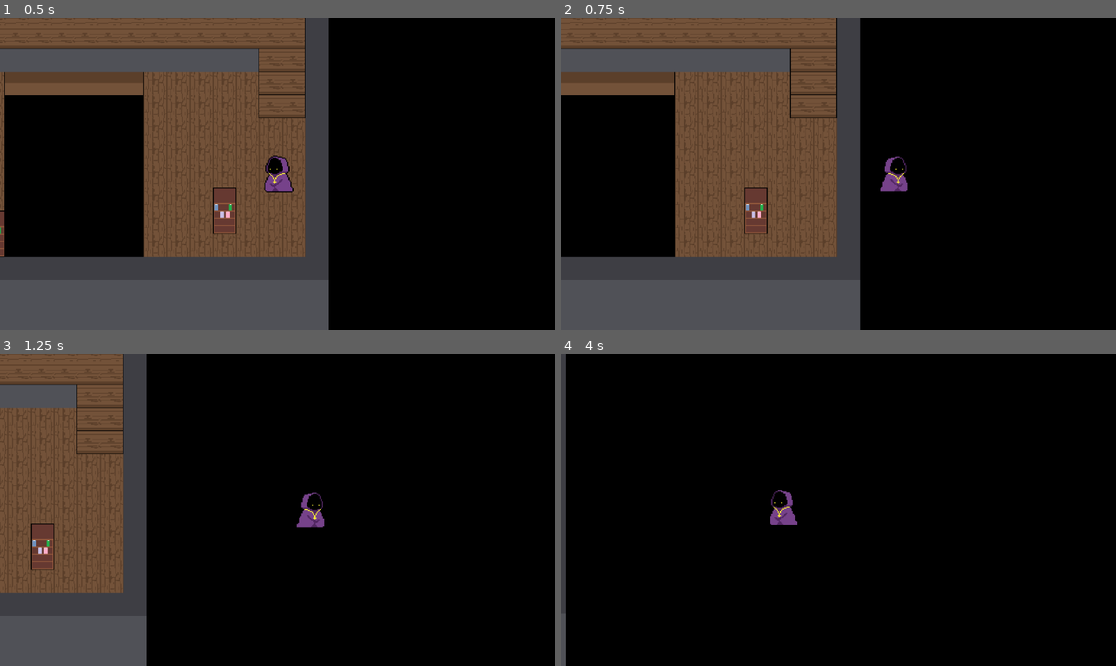
Above: before the commit, frames 1-4 (two rows, left to right).
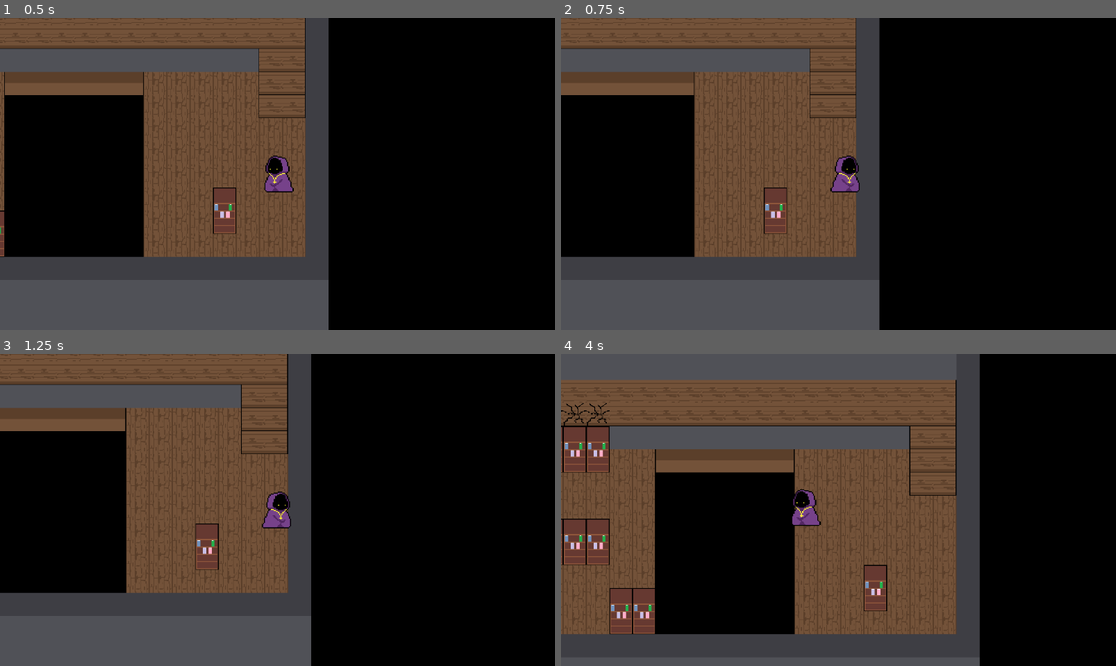
Above: after the commit, the same moments.

Repository: FavourAdekola/The-MathMagician
Game: Godot game, scene res://Scenes/library_level.tscn
Two runs of this game, one before a commit and one after it. Both use one fixed random seed, a clock stepped at 60 frames per second and the inputs below. The project has no main scene, so this scene is started directly.
Inputs:
- Up to frame 1 (0.5 s): no input
- Up to frame 2 (0.75 s): tap Enter at 0.5 s; hold D (move_right) from 0.53 s (still down); tap Space (dash) at 0.6 s
- Up to frame 3 (1.25 s): keep holding D (move_right)
- Up to frame 4 (4 s): release D (move_right) at 1.28 s; hold S (move_down) 1.28-2.03 s; tap Space (dash) every 0.75 s from 1.35 to 3.6 s; hold D (move_right) 2.03-2.78 s; hold W (move_up) 2.78-3.53 s; hold A (move_left) from 3.53 s (still down)

Frame 1 is identical in both runs. In frame 2, 9.6% of the frame differs, in the area x 20-63%, y 0-100%; in frame 3, 45%; in frame 4, 62%, in the area x 0-76%, y 0-100%.

Commit message:
Finishing Library Level

Diff:
--- a/Scenes/library_level.tscn
+++ b/Scenes/library_level.tscn
@@ -22,27 +22,33 @@
 1:0/0 = 0
 1:0/0/physics_layer_0/linear_velocity = Vector2(0, 0)
 1:0/0/physics_layer_0/angular_velocity = 0.0
+1:0/0/physics_layer_0/polygon_0/points = PackedVector2Array(-16, 11.25, 16, 11.25, 16, 16, -16, 16)
 0:1/0 = 0
 0:1/0/physics_layer_0/linear_velocity = Vector2(0, 0)
 0:1/0/physics_layer_0/angular_velocity = 0.0
 1:1/0 = 0
 1:1/0/physics_layer_0/linear_velocity = Vector2(0, 0)
 1:1/0/physics_layer_0/angular_velocity = 0.0
+1:1/0/physics_layer_0/polygon_0/points = PackedVector2Array(-16, -16, 16, -16, 16, 16, -16, 16)
 0:2/0 = 0
 0:2/0/physics_layer_0/linear_velocity = Vector2(0, 0)
 0:2/0/physics_layer_0/angular_velocity = 0.0
 1:2/0 = 0
 1:2/0/physics_layer_0/linear_velocity = Vector2(0, 0)
 1:2/0/physics_layer_0/angular_velocity = 0.0
+1:2/0/physics_layer_0/polygon_0/points = PackedVector2Array(-16, -16, 16, -16, 16, 16, -16, 16)
 0:3/0 = 0
 0:3/0/physics_layer_0/linear_velocity = Vector2(0, 0)
 0:3/0/physics_layer_0/angular_velocity = 0.0
+0:3/0/physics_layer_0/polygon_0/points = PackedVector2Array(-16, -16, 16, -16, 16, 16, -16, 16)
 1:3/0 = 0
 1:3/0/physics_layer_0/linear_velocity = Vector2(0, 0)
 1:3/0/physics_layer_0/angular_velocity = 0.0
+1:3/0/physics_layer_0/polygon_0/points = PackedVector2Array(-16, -16, 16, -16, 16, 16, -16, 16)
 0:4/0 = 0
 0:4/0/physics_layer_0/linear_velocity = Vector2(0, 0)
 0:4/0/physics_layer_0/angular_velocity = 0.0
+0:4/0/physics_layer_0/polygon_0/points = PackedVector2Array(-16, -16, 16, -16, 16, 16, -16, 16)
 1:4/0 = 0
 1:4/0/physics_layer_0/linear_velocity = Vector2(0, 0)
 1:4/0/physics_layer_0/angular_velocity = 0.0
@@ -52,6 +58,7 @@
 0:6/0 = 0
 0:6/0/physics_layer_0/linear_velocity = Vector2(0, 0)
 0:6/0/physics_layer_0/angular_velocity = 0.0
+0:6/0/physics_layer_0/polygon_0/points = PackedVector2Array(-16, -16, 16, -16, 16, 16, -16, 16)
 0:7/0 = 0
 0:7/0/physics_layer_0/linear_velocity = Vector2(0, 0)
 0:7/0/physics_layer_0/angular_velocity = 0.0
@@ -86,57 +93,10 @@
 
 [sub_resource type="Animation" id="Animation_gmrnr"]
 resource_name = "Fall Off Destructibles"
-tracks/0/type = "value"
-tracks/0/imported = false
-tracks/0/enabled = true
-tracks/0/path = NodePath("Player:direction")
-tracks/0/interp = 1
-tracks/0/loop_wrap = true
-tracks/0/keys = {
-"times": PackedFloat32Array(0, 1),
-"transitions": PackedFloat32Array(1, 1),
-"update": 0,
-"values": [Vector2(0, 1), Vector2(0, 1)]
-}
-tracks/1/type = "value"
-tracks/1/imported = false
-tracks/1/enabled = true
-tracks/1/path = NodePath("Destructible Floor:visible")
-tracks/1/interp = 1
-tracks/1/loop_wrap = true
-tracks/1/keys = {
-"times": PackedFloat32Array(0),
-"transitions": PackedFloat32Array(1),
-"update": 1,
-"values": [false]
-}
+length = 0.5
 
 [sub_resource type="Animation" id="Animation_uonre"]
 length = 0.001
-tracks/0/type = "value"
-tracks/0/imported = false
-tracks/0/enabled = true
-tracks/0/path = NodePath("Player:direction")
-tracks/0/interp = 1
-tracks/0/loop_wrap = true
-tracks/0/keys = {
-"times": PackedFloat32Array(0),
-"transitions": PackedFloat32Array(1),
-"update": 0,
-"values": [Vector2(0, 0)]
-}
-tracks/1/type = "value"
-tracks/1/imported = false
-tracks/1/enabled = true
-tracks/1/path = NodePath("Destructible Floor:visible")
-tracks/1/interp = 1
-tracks/1/loop_wrap = true
-tracks/1/keys = {
-"times": PackedFloat32Array(0),
-"transitions": PackedFloat32Array(1),
-"update": 1,
-"values": [true]
-}
 
 [sub_resource type="AnimationLibrary" id="AnimationLibrary_yimci"]
 _data = {
@@ -176,7 +136,6 @@
 
 [node name="Book" type="Area2D" parent="."]
 position = Vector2(30, 390)
-scale = Vector2(0.75, 0.75)
 
 [node name="Sprite2D" type="Sprite2D" parent="Book"]
 texture_filter = 1
@@ -217,5 +176,6 @@
 [node name="Player" parent="." instance=ExtResource("4_s4erp")]
 position = Vector2(601, 301)
 scale = Vector2(0.75, 0.75)
+direction = Vector2(0, 1)
 
 [connection signal="body_entered" from="Areas/Trigger_Destructibles" to="." method="_on_trigger_destructibles_body_entered"]
--- a/Scenes/player.tscn
+++ b/Scenes/player.tscn
@@ -1,7 +1,8 @@
-[gd_scene load_steps=4 format=3 uid="uid://baw2nycjbf8fe"]
+[gd_scene load_steps=5 format=3 uid="uid://baw2nycjbf8fe"]
 
 [ext_resource type="Script" path="res://Scripts/player.gd" id="1_ydvmm"]
 [ext_resource type="Texture2D" uid="uid://dtquwfctumla2" path="res://Assets/Sprites/player.png" id="2_3ylkg"]
+[ext_resource type="Texture2D" uid="uid://bldt26r41i64r" path="res://Assets/Sprites/Book Icon.png" id="3_hm6qw"]
 
 [sub_resource type="CapsuleShape2D" id="CapsuleShape2D_tbilt"]
 radius = 9.0
@@ -36,6 +37,13 @@
 zoom = Vector2(1.5, 1.5)
 position_smoothing_enabled = true
 
+[node name="Sprite2D" type="Sprite2D" parent="Camera2D"]
+visible = false
+texture_filter = 1
+position = Vector2(340, -180)
+scale = Vector2(2, 2)
+texture = ExtResource("3_hm6qw")
+
 [node name="DashTimer" type="Timer" parent="."]
 wait_time = 0.5
 one_shot = true
--- a/Scripts/library_level.gd
+++ b/Scripts/library_level.gd
@@ -10,8 +10,15 @@
 
 
 # Called every frame. 'delta' is the elapsed time since the previous frame.
-func _process(delta):
-	pass
+func _physics_process(delta):
+	if anim.current_animation == "Fall Off Destructibles":
+		broken_floor.visible = false
+		player.position.y += 2
+		player.prep_cutscene()
+	else:
+		player.fin_cutscene()
+
+
 
 
 func _on_trigger_destructibles_body_entered(body):
--- a/Scripts/player.gd
+++ b/Scripts/player.gd
@@ -3,6 +3,7 @@
 @onready var sprite = $Sprite2D
 @onready var dash_time = $DashTimer
 @onready var dash_dur = $DashLength
+@onready var collision = $CollisionShape2D
 
 const GRAVITY  = 1000.0
 
@@ -18,14 +19,16 @@
 var jump_position = 0
 var can_dash = true
 var dashing = false
+var can_move = true
 
 # Get the gravity from the project settings to be synced with RigidBody nodes.
 
 
 func _physics_process(delta):
 	print(direction)
-	direction.x = Input.get_action_strength("move_right") - Input.get_action_strength("move_left")
-	direction.y = Input.get_action_strength("move_down") - Input.get_action_strength("move_up")
+	if can_move:
+		direction.x = Input.get_action_strength("move_right") - Input.get_action_strength("move_left")
+		direction.y = Input.get_action_strength("move_down") - Input.get_action_strength("move_up")
 
 	if direction != Vector2.ZERO:
 		dash_dir = direction
@@ -70,5 +73,10 @@
 	dashing = false
 	dash_time.start()
 
-func move(moving : Vector2):
-	pass
+func prep_cutscene():
+	can_move = false
+	collision.disabled = true
+
+func fin_cutscene():
+	can_move = true
+	collision.disabled = false
